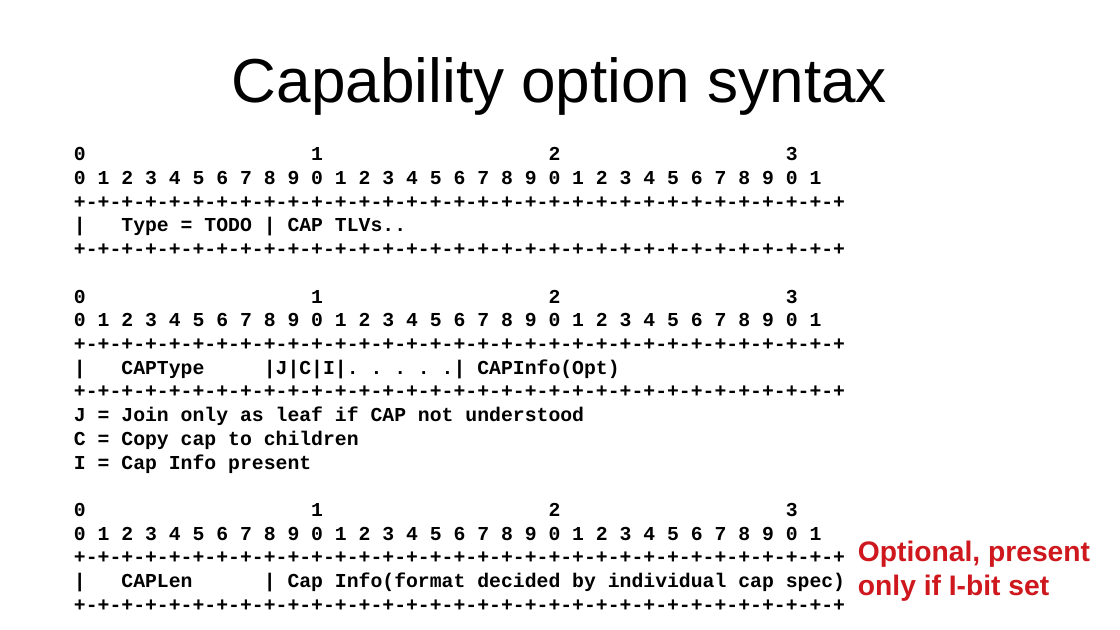
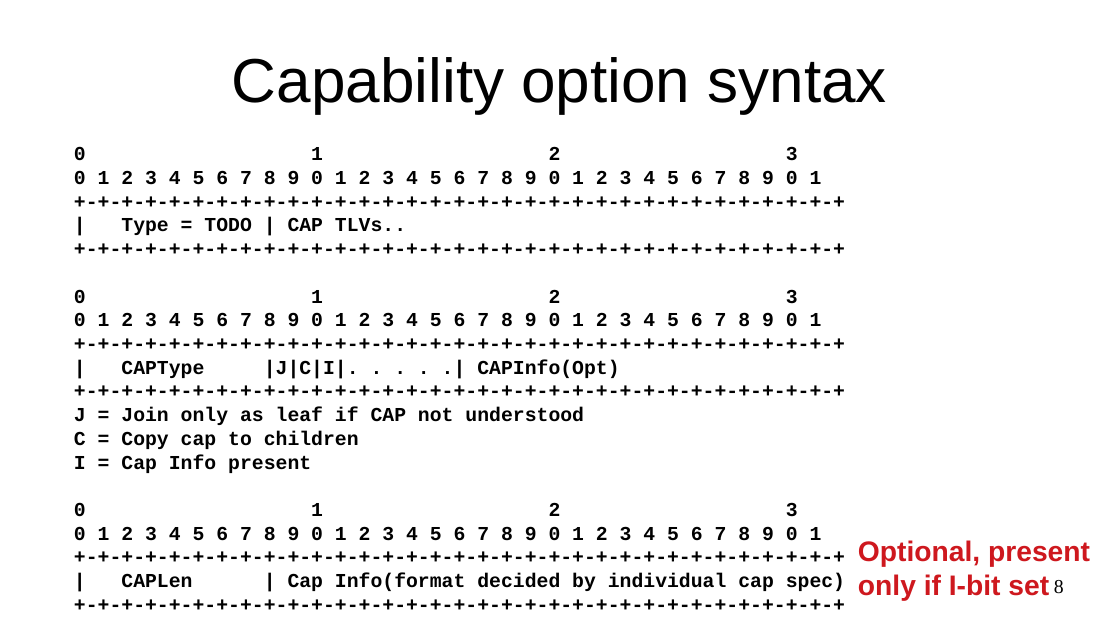
Before and after one commit to roll-wg/ROLL-Interim-Meeting, a slide deck: slide 8 of 20191014/roll-interim-14Oct19.odp. Drawn at 1120x630 pixels with LibreOffice and Linux fonts; fonts in the diff are those of the drawing. Boxes give left, top, right and bottom in pixels: in the first picture for what was removed or moved away, otherwise in the second. Text is boxed around its words. In the diff, an @@ line names an element or a change of style, - is before the commit and + after.

```diff
--- a/20191014/roll-interim-14Oct19.odp
+++ b/20191014/roll-interim-14Oct19.odp
@@ page number added at <box>1054,580,1064,594</box>, 14 pt, text #000000 @@
+8
```
Also in this commit, not shown: 9 other slides changed, 1 other file.
